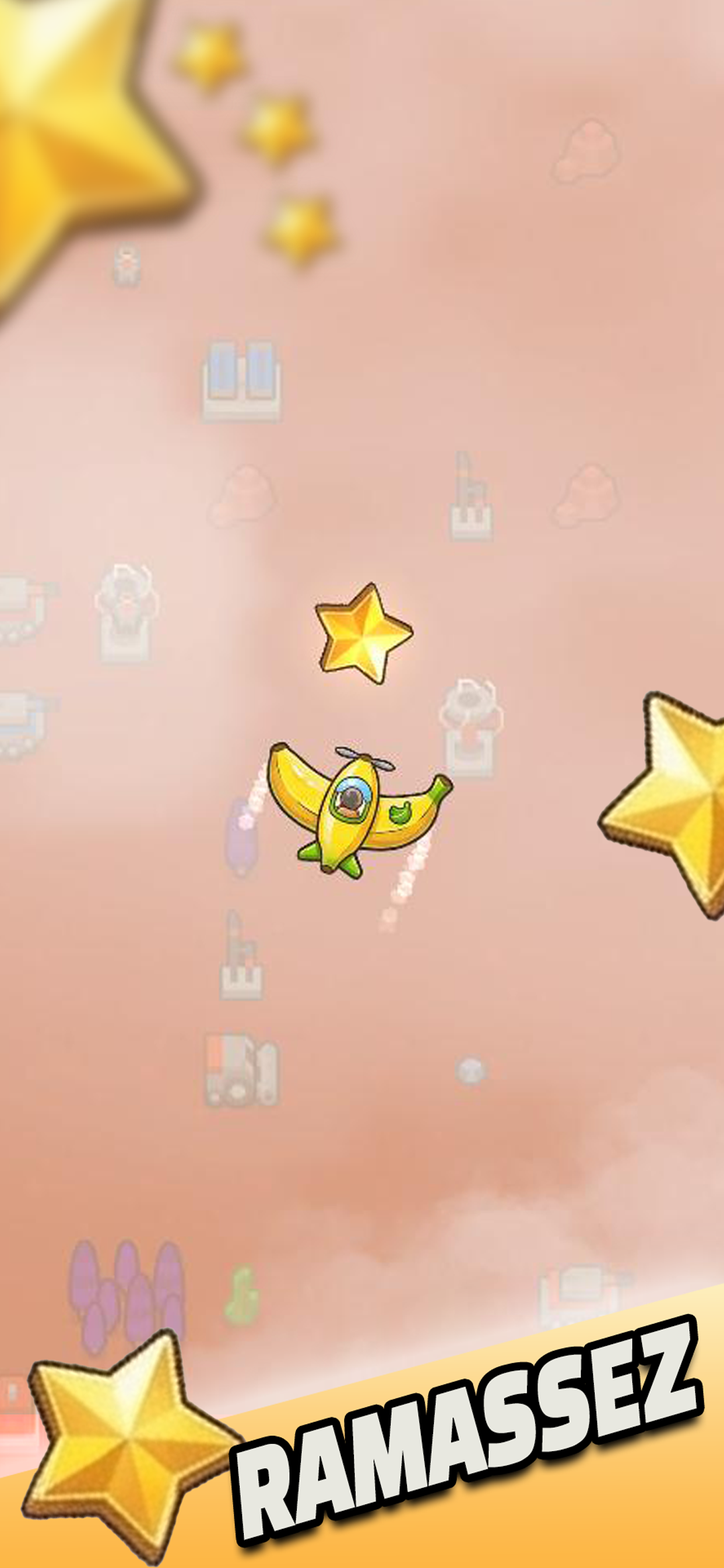
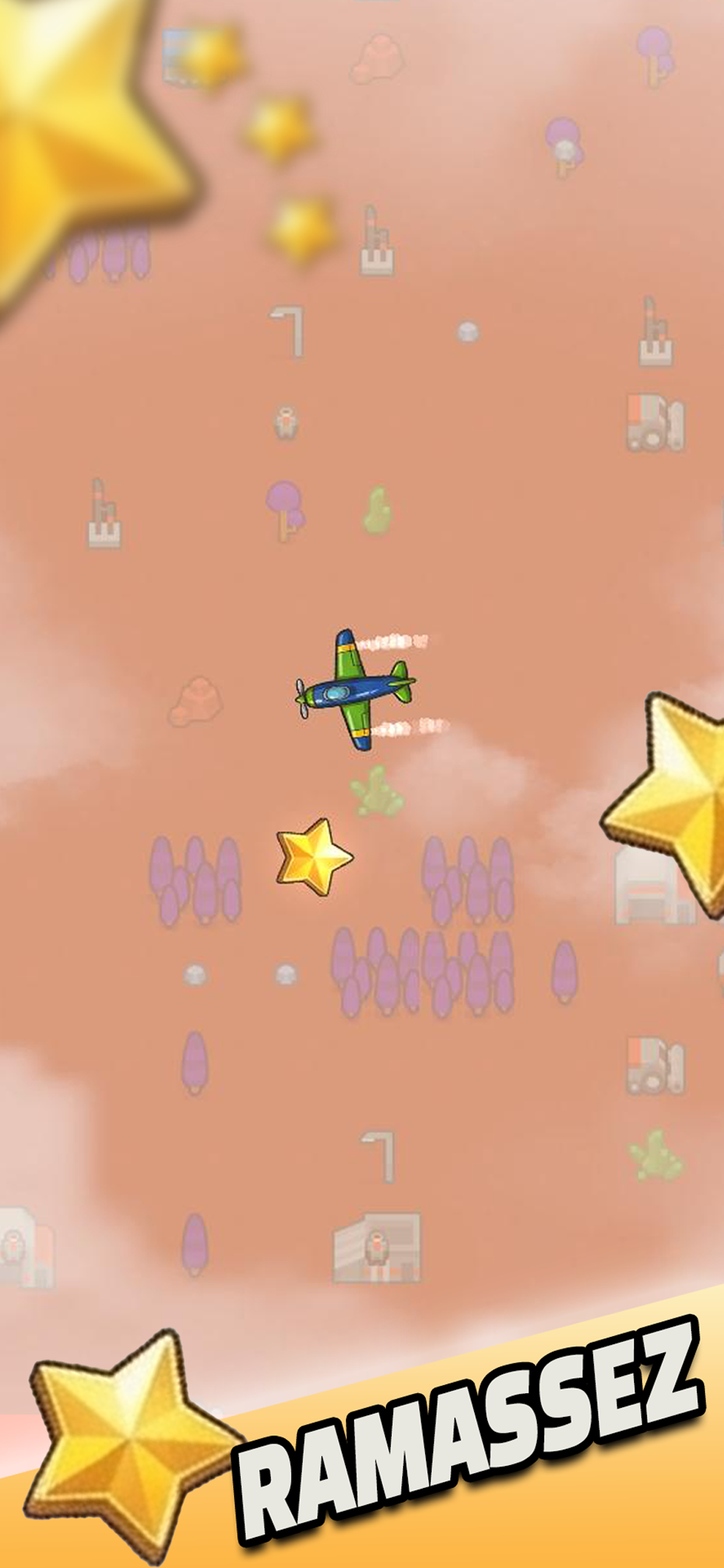
Revision of a layered 724 × 1568 image; what changed, layer by layer:
renamed "Calque 4" to "Calque 5", painted on it over bbox(0, 0, 724, 1568)